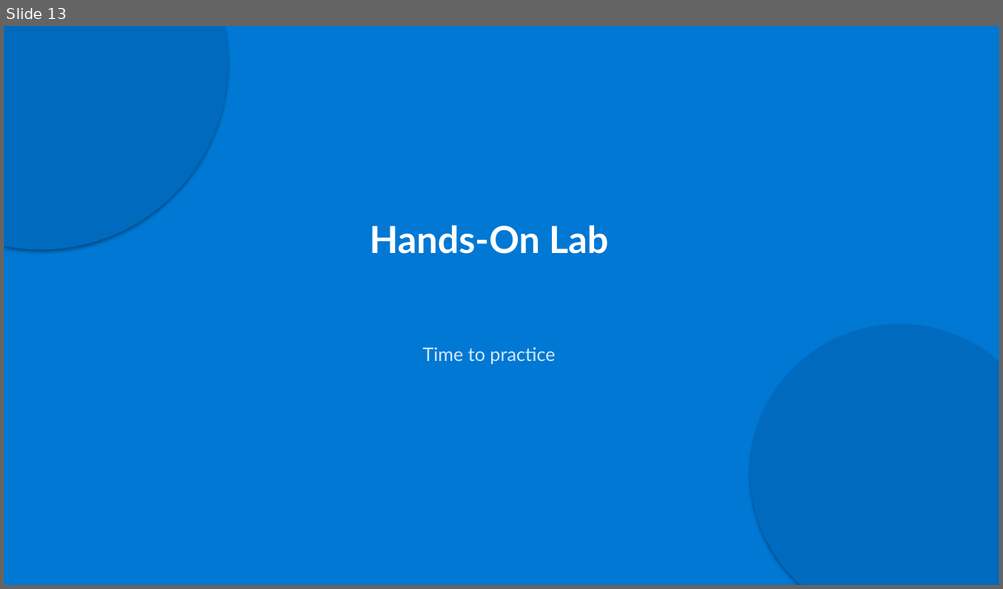
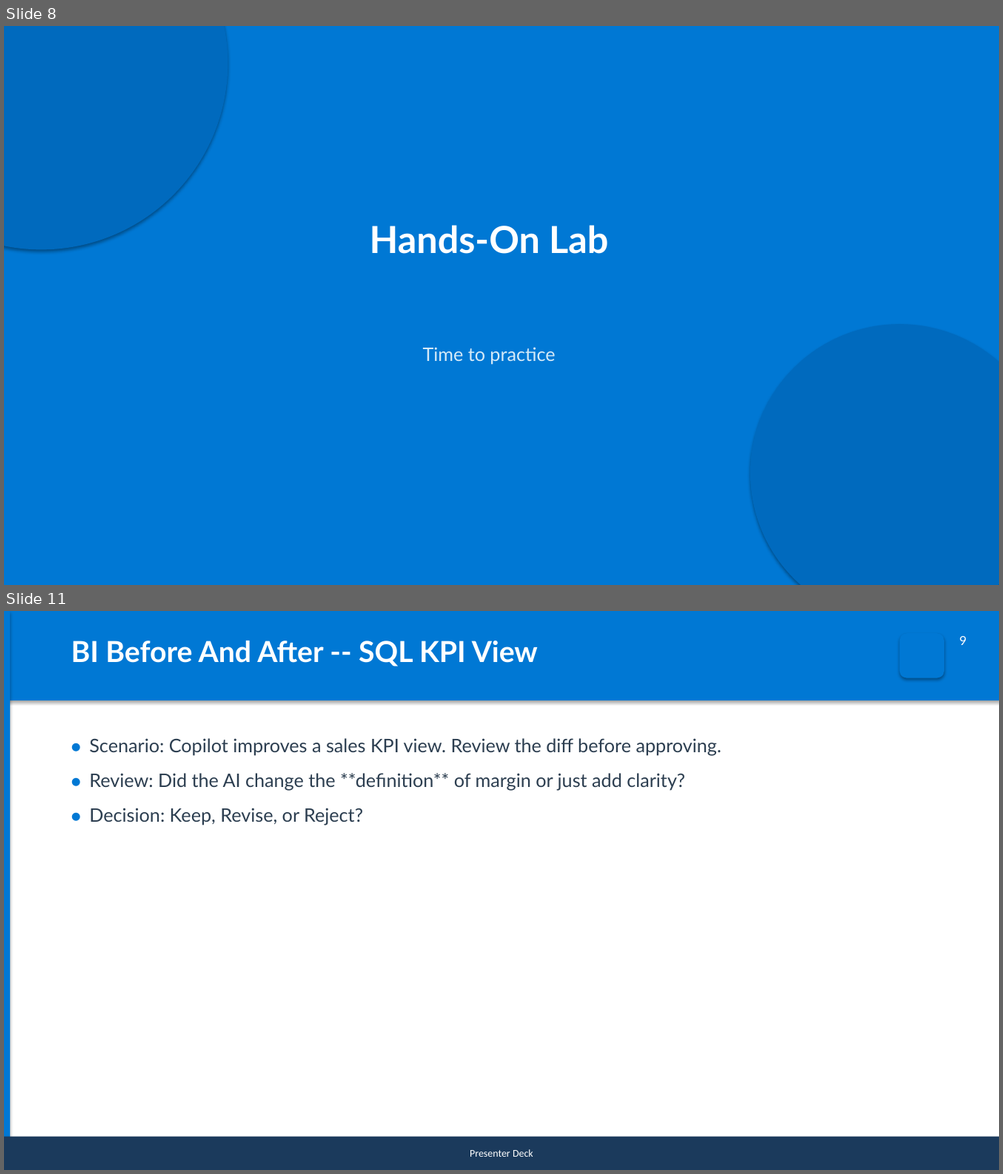
Before and after one commit to reyesry05/AI-Coding-Agent-Training, a slide deck: pptx-output/01-beginner-copilot-agent-best-practices.pptx. Shown one above the other, each under a label of ours: slide 13 before the commit, slides 8 and 11 after it; the slides between them are not shown. The pictures are 1003x589 and 1003x1174 pixels, drawn with LibreOffice and Linux fonts; fonts in the diff are those of the drawing. Boxes give left, top, right and bottom in pixels: in the first picture for what was removed or moved away, otherwise in the second. Text is boxed around its words. In the diff, an @@ line names an element or a change of style, - is before the commit and + after.

```diff
--- a/pptx-output/01-beginner-copilot-agent-best-practices.pptx
+++ b/pptx-output/01-beginner-copilot-agent-best-practices.pptx
@@ slide 11 added at <box>4,611,999,1170</box>, background #FFFFFF @@
@@ rectangle added at <box>4,611,999,701</box>, fill #0078D4 @@
@@ rectangle added at <box>4,611,10,1170</box>, fill #0078D4 @@
@@ text added at <box>71,641,538,667</box>, 28 pt, text #FFFFFF, bold @@
+BI Before And After -- SQL KPI View
@@ rounded rectangle added at <box>899,633,944,678</box>, fill #0078D4 @@
@@ text added at <box>959,636,967,645</box>, 12 pt, text #FFFFFF @@
+9
@@ text added at <box>89,738,721,826</box>, 18 pt, text #2C3E50 @@
+● Scenario: Copilot improves a sales KPI view. Review the diff before approving.
+● Review: Did the AI change the **definition** of margin or just add clarity?
+● Decision: Keep, Revise, or Reject?
@@ rectangle added at <box>4,1137,999,1170</box>, fill #1B3A5C, 10 pt, text #FFFFFF @@
+Presenter Deck
@@ what was slide 13 is now slide 8 @@
```
Also in this commit, not shown: 5 slides changed, 11 other slides added, 13 slides removed, 45 other files.
